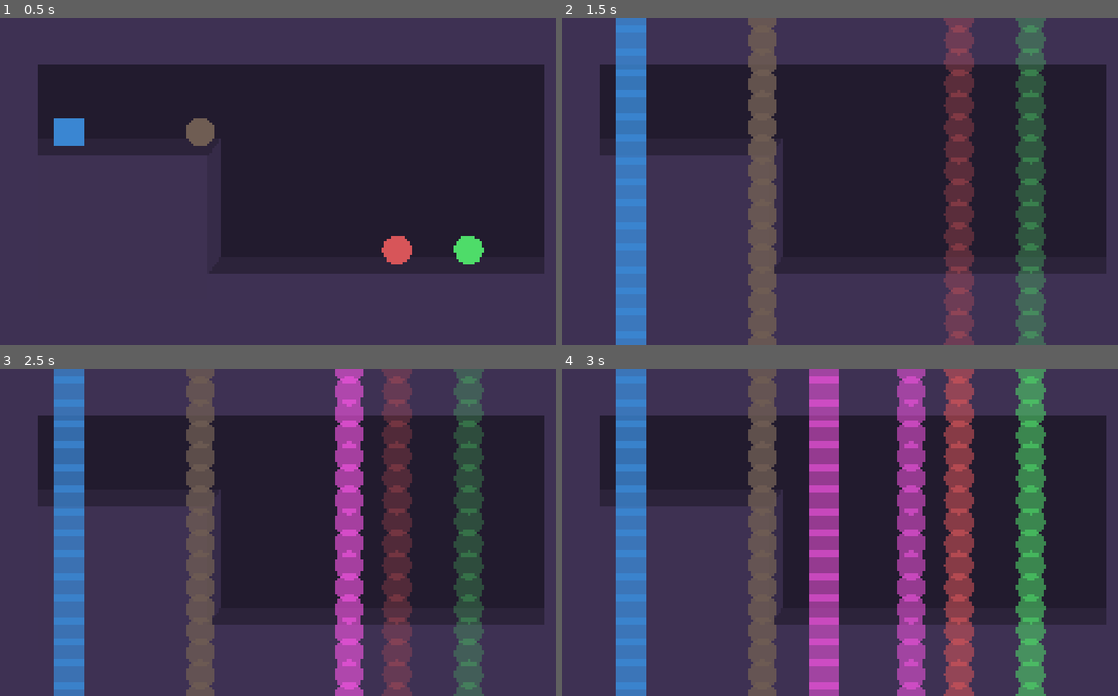
Above: before the commit, frames 1-4 (two rows, left to right).
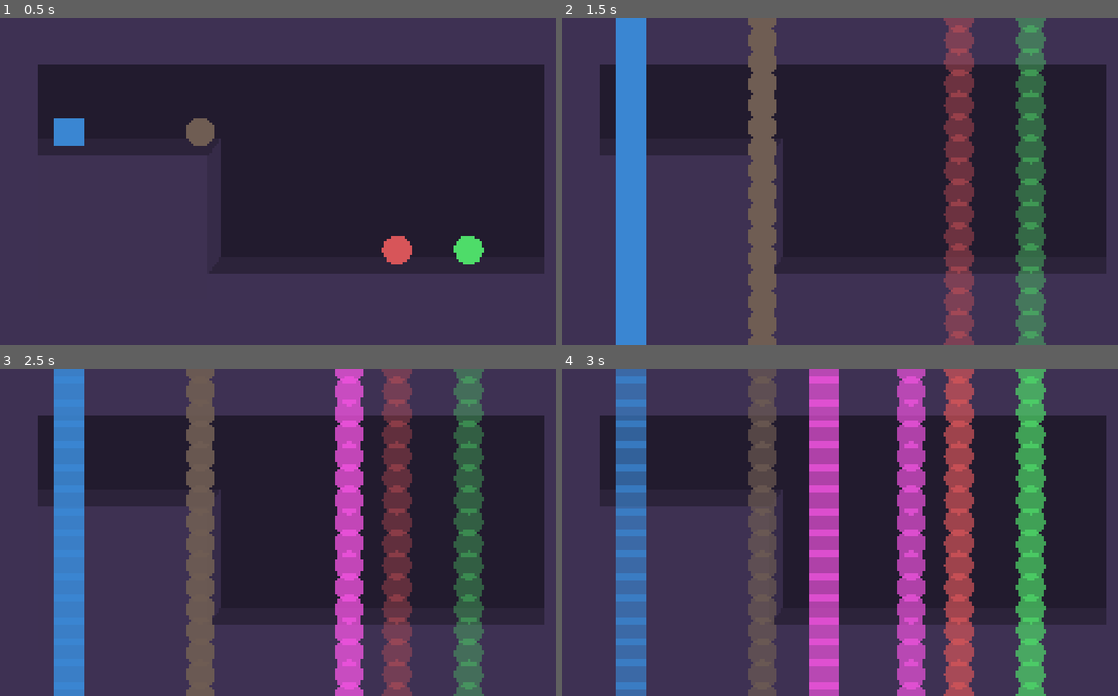
Above: after the commit, the same moments.

Repository: Z53-INCOMING/circular-present
Game: Godot game, scene res://world.tscn
Same seed, same stepped clock (60 frames per second), same inputs: the game is played once before the commit and once after it.
Inputs (mouse positions are in pixels of both pictures, inside the frame that each line leads up to):
- Up to frame 1 (0.5 s): no input
- Up to frame 2 (1.5 s): tap Enter (ui_accept) at 0.5, 0.77, 1.25 s; move the mouse to (979, 165) at 0.52 s; hold Up (ui_up) 0.53-1.28 s; tap Mouse wheel down (scroll down, bound only after the commit) at 0.6 s; click (979, 165) at 0.67 s; tap Mouse wheel up (scroll up, bound only after the commit) at 0.8, 1.35 s; move the mouse to (734, 197) at 1.27 s; hold Down (ui_down) from 1.28 s (still down); click (734, 197) at 1.42 s
- Up to frame 3 (2.5 s): tap Enter (ui_accept) at 1.52, 2 s; tap Mouse wheel down (scroll down, bound only after the commit) at 1.55 s; move the mouse to (350, 460) at 2.02 s; release Down (ui_down) at 2.03 s; hold Up (ui_up) from 2.03 s (still down); tap 2 (add_circle) at 2.1 s; click (350, 460) at 2.17 s; tap Mouse wheel up (scroll up, bound only after the commit) at 2.3 s
- Up to frame 4 (3 s): keep holding Up (ui_up); move the mouse to (823, 597) at 2.77 s; tap 3 (add_square) at 2.85 s; click (823, 597) at 2.92 s

Frame 1 is identical in both runs. In frame 2, 1.5% of the frame differs, in the area x 9-86%, y 14-72%; in frame 3, 4.3%; in frame 4, 7.0%, in the area x 44-88%, y 14-79%.

Commit message:
scroll wheel to scroll

Diff:
--- a/project.godot
+++ b/project.godot
@@ -44,6 +44,16 @@
 "events": [Object(InputEventKey,"resource_local_to_scene":false,"resource_name":"","device":-1,"window_id":0,"alt_press …(191 unchanged characters)…
 ]
 }
+"scroll up"={
+"deadzone": 0.2,
+"events": [Object(InputEventMouseButton,"resource_local_to_scene":false,"resource_name":"","device":-1,"window_id":0,"alt_pressed":false,"shift_pressed":false,"ctrl_pressed":false,"meta_pressed":false,"button_mask":8,"position":Vector2(422, 18),"global_position":Vector2(431, 66),"factor":1.0,"button_index":4,"canceled":false,"pressed":true,"double_click":false,"script":null)
+]
+}
+"scroll down"={
+"deadzone": 0.2,
+"events": [Object(InputEventMouseButton,"resource_local_to_scene":false,"resource_name":"","device":-1,"window_id":0,"alt_pressed":false,"shift_pressed":false,"ctrl_pressed":false,"meta_pressed":false,"button_mask":16,"position":Vector2(512, 6),"global_position":Vector2(521, 54),"factor":1.0,"button_index":5,"canceled":false,"pressed":true,"double_click":false,"script":null)
+]
+}
 
 [physics]
 
--- a/world.gd
+++ b/world.gd
@@ -24,6 +24,10 @@
 		camera_u += delta * 3.0
 	if Input.is_action_pressed("ui_down"):
 		camera_u -= delta * 3.0
+	if Input.is_action_just_released("scroll up"):
+		camera_u += TAU / 12.0
+	if Input.is_action_just_released("scroll down"):
+		camera_u -= TAU / 12.0
 	camera_u = wrapf(camera_u, 0.0, TAU)
 
 	if Input.is_action_just_pressed("toggle_color_picker"):
